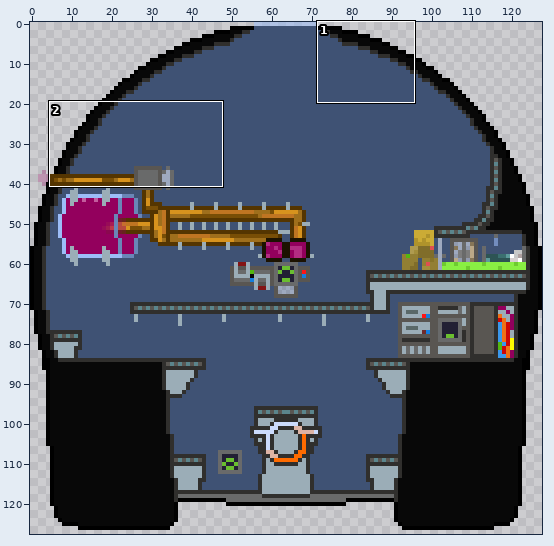
Edited in one commit: sprite sheet (ressources/Ship_anim/ship_body_int/ship_int3.png). Above, an overview of the earlier version with the close-up marked.
Close-up. Before:
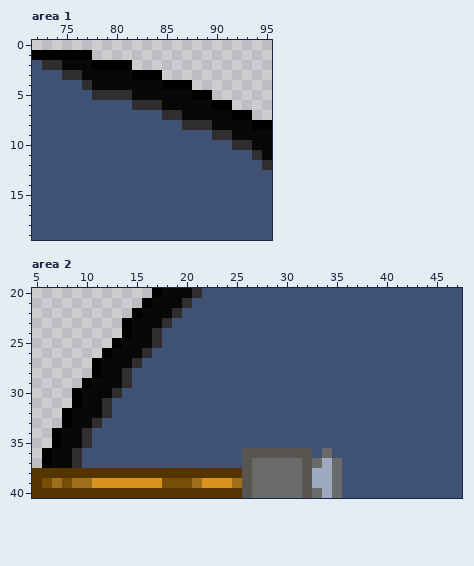
The file is 128x128 pixels. Colours within 5 levels of each other are drawn and written as one. Shown: area 1: x 72..95, y 0..19; area 2: x 5..47, y 20..40. The commit also changed other parts of the picture, which this record leaves out.
New version:
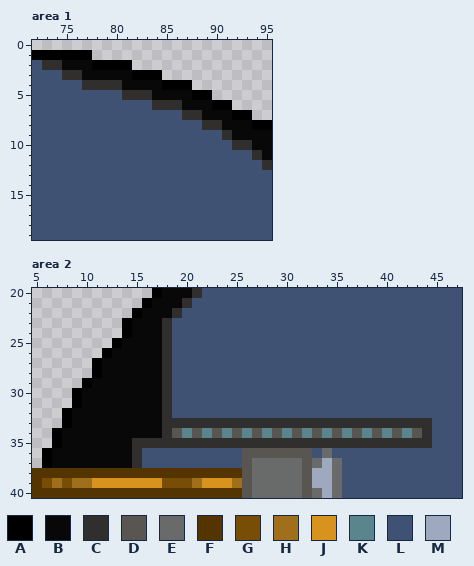
Palette (. is transparent): A #000000  B #080808  C #302f2d  D #595652  E #696a6a  F #543501  G #784e06  H #9f6f1c  J #d7931e  K #5b858c  L #3f5274  M #9ea9bf
Difference:
Area 1:
y 4: x 78..80 BBB -> CCC
y 5: x 78..80 CCC -> LLL; x 82..83 BB -> CC
y 6: x 82..83 CC -> LL; x 85..86 BB -> CC
y 7: x 85..88 CCBB -> LLCC
y 8: x 87..88 CC -> LL; x 90 B -> C
y 9: x 90 C -> L
Area 2:
y 24..25: x 17..18 CL -> BC
y 26: x 16..18 CLL -> BBC
y 27: x 15..18 CLLL -> BBBC
y 28..29: x 14..18 CLLLL -> BBBBC
y 30: x 13..18 CLLLLL -> BBBBBC
y 31..32: x 12..18 CLLLLLL -> BBBBBBC
y 33: x 11..44 CLLLLLLLLLLLLLLLLLLLLLLLLLLLLLLLLL -> BBBBBBBCCCCCCCCCCCCCCCCCCCCCCCCCCC
y 34: x 10..44 CLLLLLLLLLLLLLLLLLLLLLLLLLLLLLLLLLL -> BBBBBBBBCDKDKDKDKDKDKDKDKDKDKDKDKDC
y 35: x 10..44 CLLLLLLLLLLLLLLLLLLLLLLLLLLLLLLLLLL -> BBBBBCCCCCCCCCCCCCCCCCCCCCCCCCCCCCC
y 36..37: x 9..15 CLLLLLL -> BBBBBBC
Boxes around the changes in both close-ups, in picture pixels (x1, y1, x2, y2):
changed: (92, 80, 222, 140)
changed: (72, 328, 432, 468)
